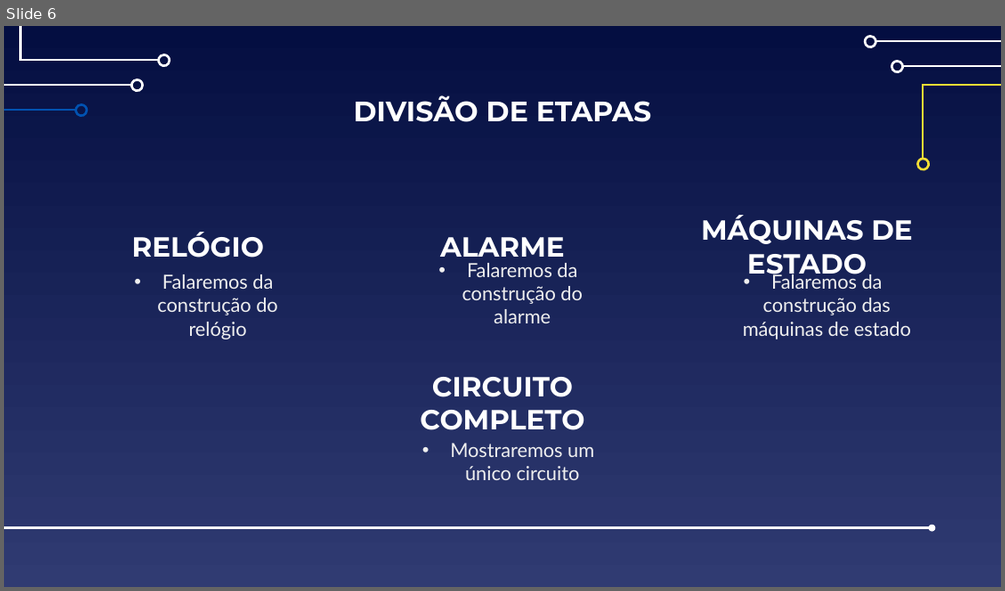
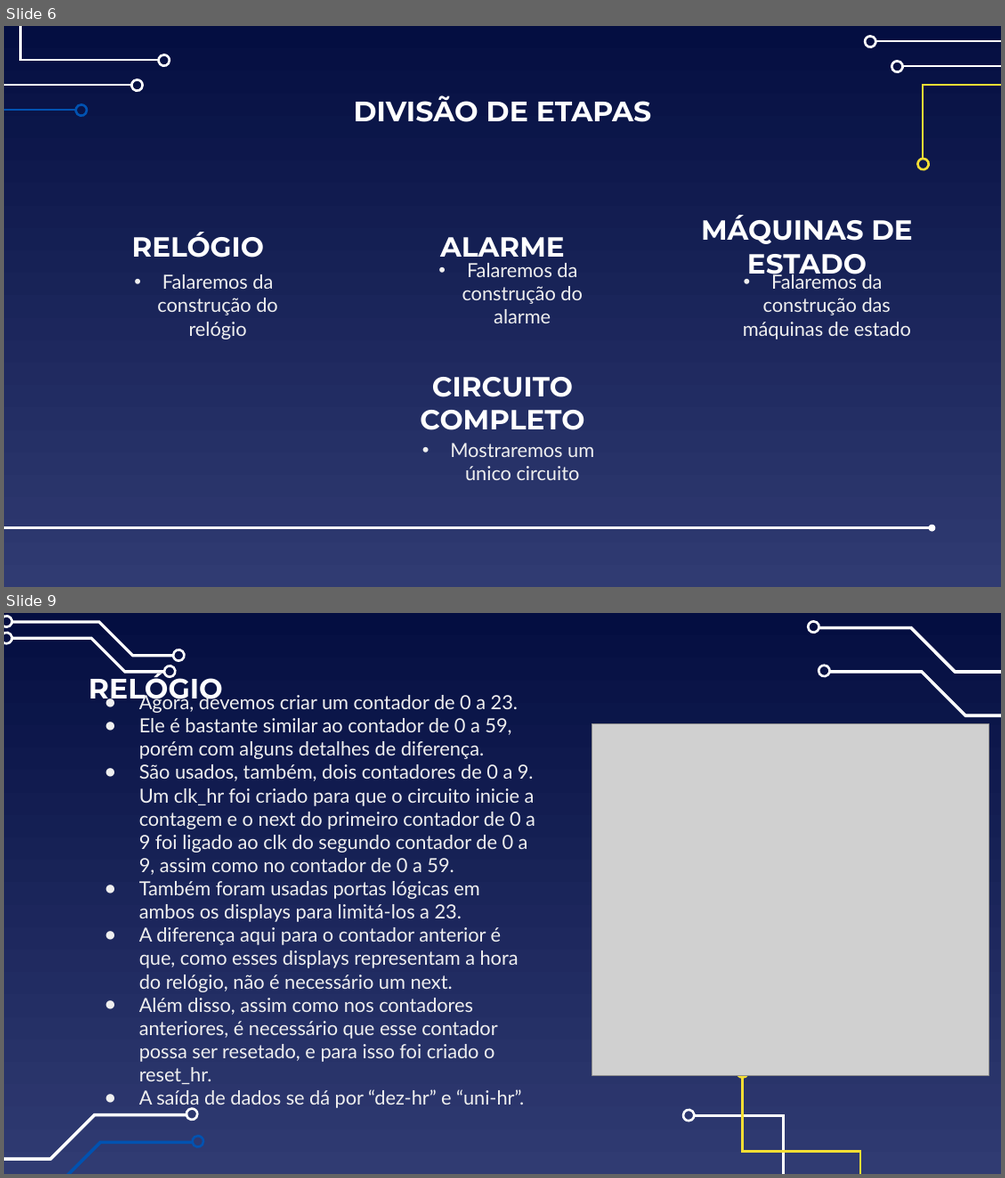
Before and after one commit to IgorTorquatto/Circuitos_Digitais, a slide deck: Trabalho_2_Circuitos_Digitais/TRABALHO.pptx. Shown one above the other, each under a label of ours: slide 6 before the commit, slides 6 and 9 after it; the slides between them are not shown. The pictures are 1005x591 and 1005x1178 pixels, drawn with LibreOffice and Linux fonts; fonts in the diff are those of the drawing; grey boxes stand for pictures. Boxes give left, top, right and bottom in pixels: in the first picture for what was removed or moved away, otherwise in the second. Text is boxed around its words. In the diff, an @@ line names an element or a change of style, - is before the commit and + after.

```diff
--- a/Trabalho_2_Circuitos_Digitais/TRABALHO.pptx
+++ b/Trabalho_2_Circuitos_Digitais/TRABALHO.pptx
@@ slide 9 added at [4,613,1001,1174], background gradient #040E41 to #303B72 @@
@@ group added at [4,614,186,676]: 6 freeform shapes @@
@@ freeform shape added at [808,621,821,634], outline #FFFFFF 2.25 pt @@
@@ freeform shape added at [818,626,1001,673], fill #FFFFFF, outline #FFFFFF 0.75 pt @@
@@ freeform shape added at [819,666,832,678], outline #FFFFFF 2.25 pt @@
@@ title added at [89,672,223,706], 27 pt, text #FFFFFF, bold @@
+RELÓGIO
@@ text added at [139,692,535,1109], 18.7 pt, text #EFEFEF @@
+● Agora, devemos criar um contador de 0 a 23.
+● Ele é bastante similar ao contador de 0 a 59, porém com alguns detalhes de diferença.
+● São usados, também, dois contadores de 0 a 9. Um clk_hr foi criado para que o circuito inicie a contagem e o next do primeiro contador de 0 a 9 foi ligado ao clk do segundo contador de 0 a 9, assim como no contador de 0 a 59.
+● Também foram usadas portas lógicas em ambos os displays para limitá-los a 23.
+● A diferença aqui para o contador anterior é que, como esses displays representam a hora do relógio, não é necessário um next.
+● Além disso, assim como nos contadores anteriores, é necessário que esse contador possa ser resetado, e para isso foi criado o reset_hr.
+● A saída de dados se dá por “dez-hr” e “uni-hr”.
@@ freeform shape added at [829,671,1001,717], fill #FFFFFF, outline #FFFFFF 0.75 pt @@
@@ picture added at [591,723,989,1075] @@
@@ freeform shape added at [736,1064,750,1078], outline #F5DE34 2.25 pt @@
@@ freeform shape added at [742,1078,860,1174], outline #F5DE34 2.25 pt @@
@@ freeform shape added at [4,1113,187,1159], fill #FFFFFF, outline #FFFFFF 0.75 pt @@
@@ freeform shape added at [184,1109,197,1121], outline #FFFFFF 2.25 pt @@
@@ freeform shape added at [683,1108,696,1121], outline #FFFFFF 2.25 pt @@
@@ freeform shape added at [695,1116,784,1174], outline #FFFFFF 2.25 pt @@
@@ freeform shape added at [4,1141,194,1174], fill #0152B1, outline #0152B1 0.75 pt @@
@@ freeform shape added at [190,1135,202,1149], fill #0152B1, outline #0152B1 2.25 pt @@
```
Also in this commit, not shown: 2 other slides added, 1 slide removed, 3 other files.
